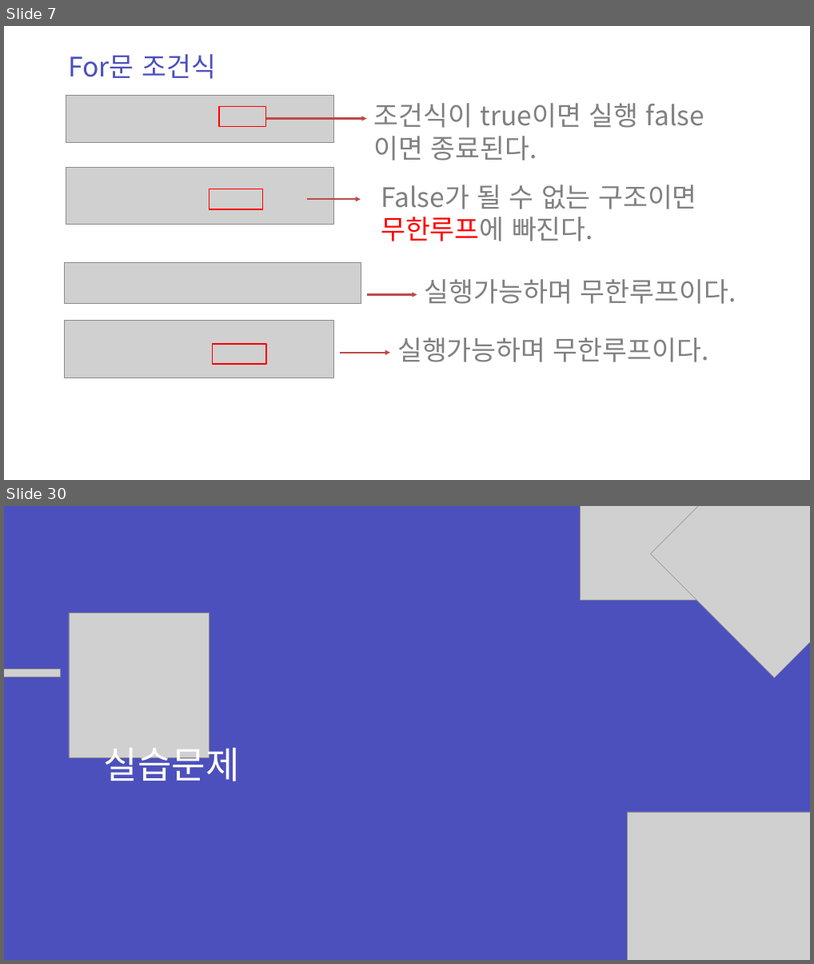
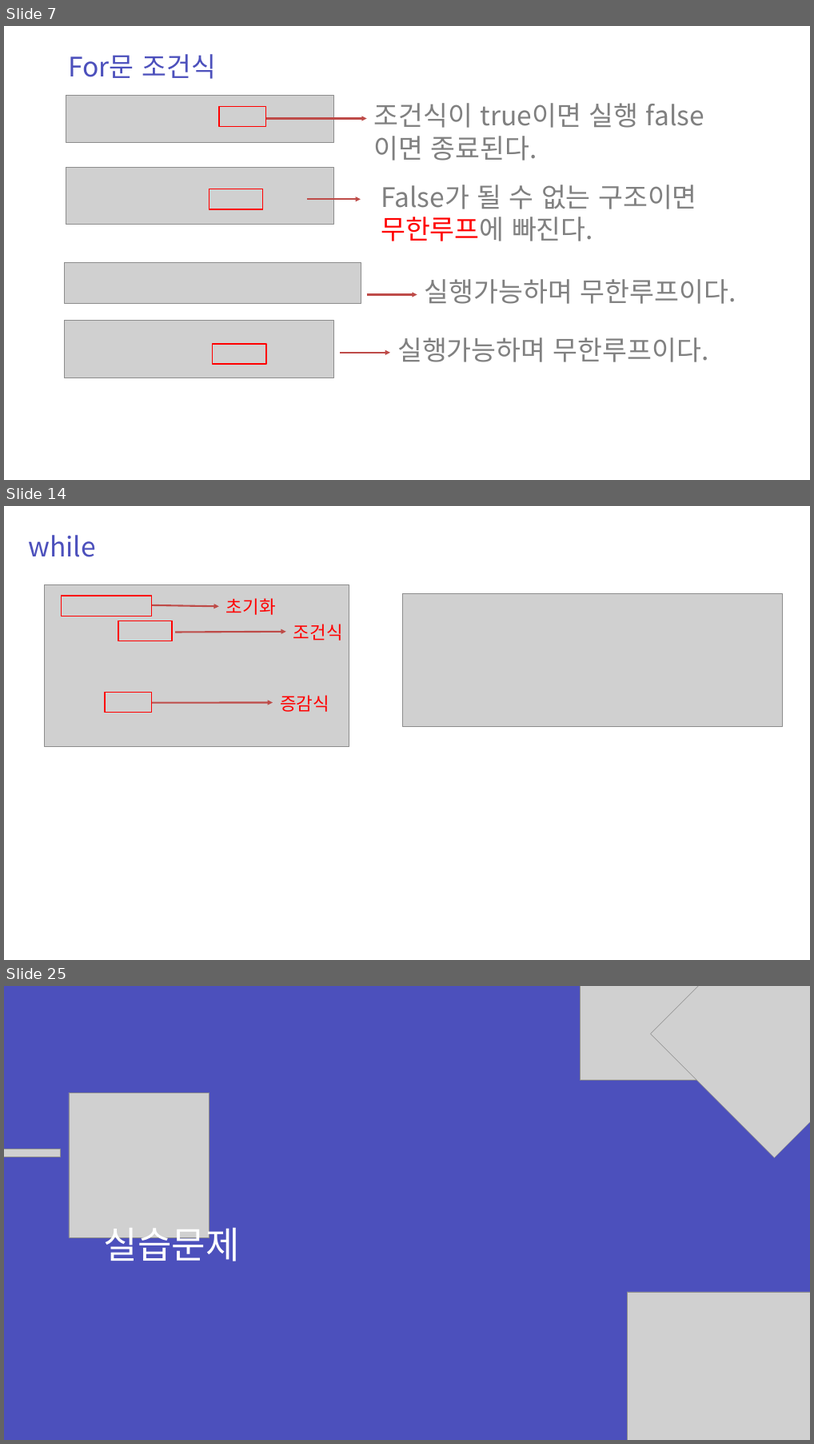
Before and after one commit to zest132/JavaLecture, a slide deck: JavaLecture/LectureFile/java 4강.pptx. Shown one above the other, each under a label of ours: slides 7 and 30 before the commit, slides 7, 14 and 25 after it; the slides between them are not shown. The pictures are 814x964 and 814x1444 pixels, drawn with LibreOffice and Linux fonts; fonts in the diff are those of the drawing; grey boxes stand for pictures. Boxes give left, top, right and bottom in pixels: in the first picture for what was removed or moved away, otherwise in the second. Text is boxed around its words. In the diff, an @@ line names an element or a change of style, - is before the commit and + after.

```diff
--- a/JavaLecture/LectureFile/java 4강.pptx
+++ b/JavaLecture/LectureFile/java 4강.pptx
@@ slide 14 added at (x1=4, y1=506, x2=810, y2=960), background #FFFFFF @@
@@ text added at (x1=28, y1=535, x2=96, y2=557), 48 pt, text #4C50BC @@
+while
@@ picture added at (x1=44, y1=585, x2=349, y2=746) @@
@@ rectangle added at (x1=62, y1=596, x2=152, y2=616), outline #FF0000 2 pt @@
@@ text added at (x1=226, y1=598, x2=276, y2=615), 32 pt, text #FF0000 @@
+초기화
@@ picture added at (x1=402, y1=593, x2=782, y2=726) @@
@@ rectangle added at (x1=118, y1=621, x2=172, y2=641), outline #FF0000 2 pt @@
@@ arrow added from (152, 605) to (219, 606), #BF4C48 3 pt @@
@@ text added at (x1=294, y1=624, x2=343, y2=640), 32 pt, text #FF0000 @@
+조건식
@@ arrow added from (175, 632) to (286, 632), #BF4C48 3 pt @@
@@ rectangle added at (x1=105, y1=692, x2=152, y2=712), outline #FF0000 2 pt @@
@@ text added at (x1=280, y1=695, x2=330, y2=712), 32 pt, text #FF0000 @@
+증감식
@@ arrow added from (152, 703) to (273, 702), #BF4C48 3 pt @@
@@ what was slide 30 is now slide 25 @@
```
Also in this commit, not shown: 3 slides changed, 14 other slides added, 20 slides removed, 4 other files.
